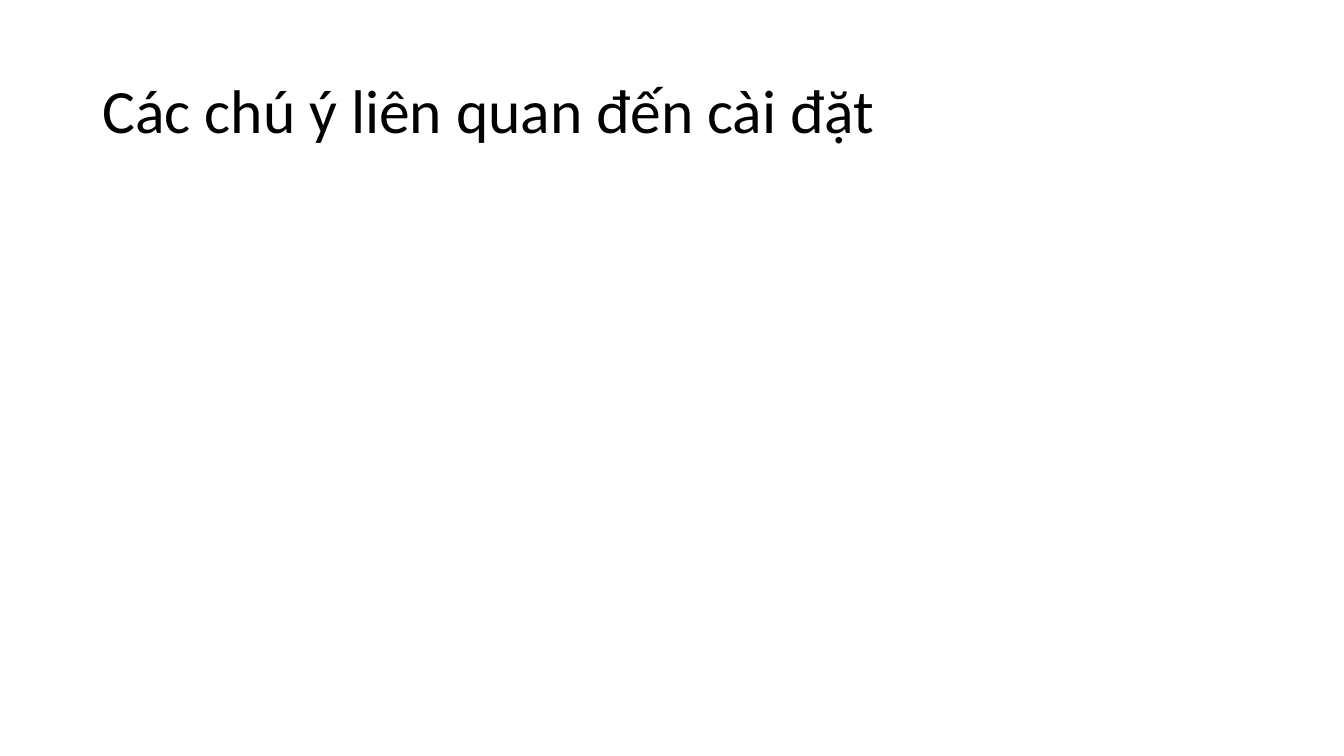
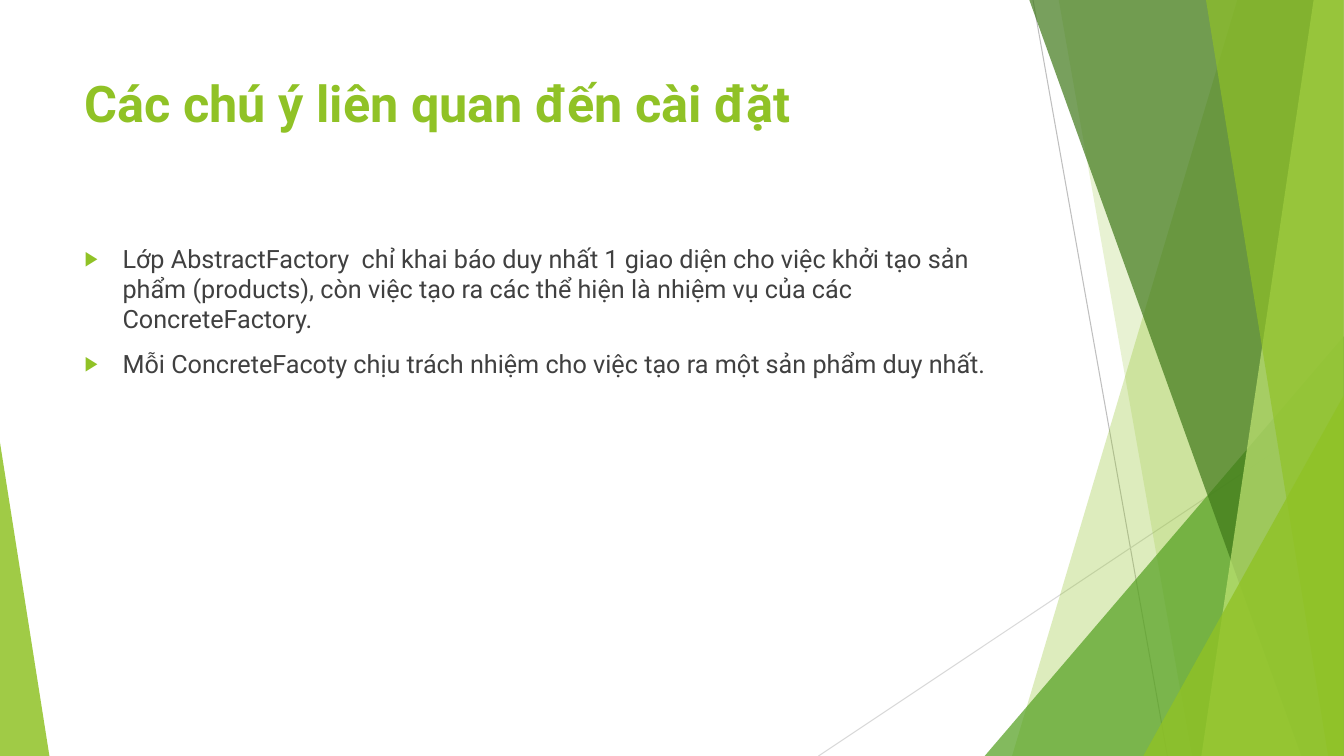
Before and after one commit to ChrisJamison/design_pattern, a slide deck: slide 10 of Báo cáo cuối kỳ/1. Abstract Fatory/Slide.pptx (slide 9 before the commit). Drawn at 1344x756 pixels with LibreOffice and Linux fonts; fonts in the diff are those of the drawing. Boxes give left, top, right and bottom in pixels: in the first picture for what was removed or moved away, otherwise in the second. Text is boxed around its words. In the diff, an @@ line names an element or a change of style, - is before the commit and + after.

Commit message:
Updated Abstract Factory (báo cáo + slide)

```diff
--- a/Báo cáo cuối kỳ/1. Abstract Fatory/Slide.pptx
+++ b/Báo cáo cuối kỳ/1. Abstract Fatory/Slide.pptx
@@ title "Các chú ý liên quan ...": place and size @@
-title "Các chú ý liên quan ..." at <box>102,86,873,144</box>
+title "Các chú ý liên quan ..." at <box>85,82,791,133</box>
@@ title "Các chú ý liên quan ..." at <box>85,82,791,133</box>: size 44 to 36 pt, font Calibri to Roboto, text colour #000000 to #90C226, bold on; line spacing 0.9 to 1; vertical alignment middle to top @@
@@ text added at <box>123,247,985,379</box>, 18 pt, text #404040 @@
+▶ Lớp AbstractFactory chỉ khai báo duy nhất 1 giao diện cho việc khởi tạo sản phẩm (products), còn việc tạo ra các thể hiện là nhiệm vụ của các ConcreteFactory.
+▶ Mỗi ConcreteFacoty chịu trách nhiệm cho việc tạo ra một sản phẩm duy nhất.
@@ group added at <box>0,0,1344,756</box>: 5 freeform shapes, 3 triangles, 2 lines @@
```
Also in this commit, not shown: 7 other slides changed, 5 slides added, 3 slides removed, 1 other file.
